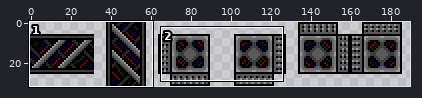
A sprite sheet gets an edit: assets/images/path_sheet.png. Above, an overview of the earlier version with the close-up marked.
Close-up. Before:
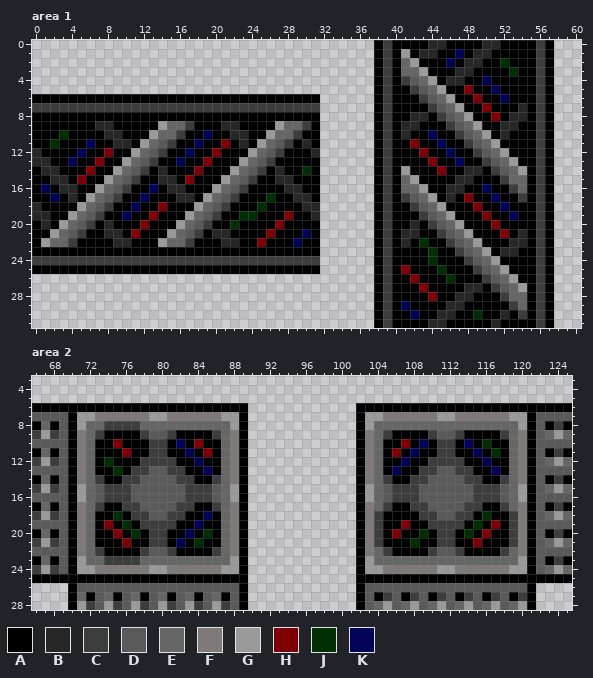
The file is 192x32 pixels. Colours within 5 levels of each other are drawn and written as one. Shown: area 1: x 0..60, y 0..31; area 2: x 66..125, y 3..28. The wide view leaves out empty margins. The commit also changed other parts of the picture, which this record leaves out.
Palette (. is transparent): A #000000  B #272727  C #3e3d3d  D #5a5a5a  E #676666  F #807979  G #9a9a9a  H #7e0006  J #012f04  K #010356
New version:
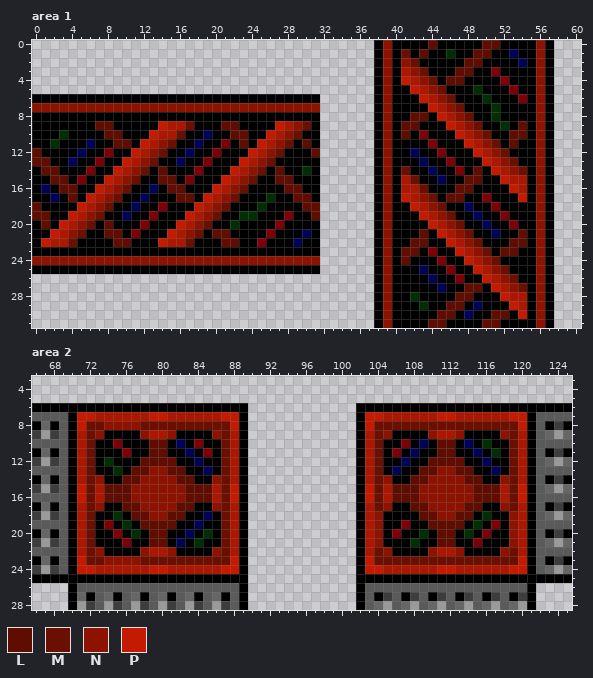
Colours new in this view: L #600d01  M #6b0f01  N #8d1300  P #c31a00
The exact change:
colour F: #807979 -> #ab1700
Changed rows in their new state; - is a pixel that keeps its letter.
Area 1:
first column x 0:
 0 ---------------------------------------N----LA----LL----N
 1 ---------------------------------------N-M-LA-JA-LL--K--N
 2 ---------------------------------------N-NM---A-LL--A-K-N
 3 ---------------------------------------N-FNM---LL--H-A--N
 4 ---------------------------------------N-PFNM-LL--A-H---N
 5 ---------------------------------------N--PFNM--AJ-A-H--N
 6 ---------------------------------------N---PFNM--AJ-A-H-N
 7 NNNNNNNNNNNNNNNNNNNNNNNNNNNNNNNN-------N----PFNM--AJ--A-N
 8 ---------------------------------------N--LL-PFNM--J-AA-N
 9 -------LL-----PFFM---LL----PFNM--------N-LL---PFNM--JAL-N
10 --------LL---PFFM-----LL--PFNM---------N-L-HA--PFNM-ALL-N
11 ---------LL-PFNM-------L-PFNM-L--------N--A-HA--PFNM-L--N
12 L----------PFNM---------PFNM---L-------N--KA-HA--PFNM---N
13 LL--------PFNM---------PFNM------------N---KA-HA--PFNM--N
14 -LL------PFNM-L-------PFNM-L-----------N-M--KA-HAL-PFNM-N
15 --LL----PFNM--LL-----PFNM--LL----------N-FM--K-ALL--PFF-N
16 ---LL--PFNM----LL---PFNM----LL---------N-FFM--ALL-A--PF-N
17 ----L-PFNM------LL-PFNM------LL--------N-PFNM-LLA-HA--P-N
18 L----PFNM---------PFNM--------LL-------N--PFNM--KA-HA---N
19 LL--PFNM---------PFNM----------L-------N---PFNM--KA-HA--N
20 -L-PFNM-L-------PFNM-------------------N--A-PFNM--KA-H--N
21 --PFNM--LL-----PFNM-LL-----------------N-AAL-PFNM--KA-L-N
22 -PFFM----LL---PFFM---LL----------------N-ALL--PFNM---LL-N
23 ---------------------------------------N-LL-H--PFNM-LL--N
24 NNNNNNNNNNNNNNNNNNNNNNNNNNNNNNNN-------N-L--AH--PFNM----N
25 ---------------------------------------N-A-K-AH--PFNM---N
26 ---------------------------------------N--A-K-AH--PFNM--N
27 ---------------------------------------N---A-K--LL-PFNM-N
28 ---------------------------------------N--J-A--LL---PFF-N
29 ---------------------------------------N-A-J--LL-K---PF-N
30 ---------------------------------------N--A--LL-KA-LL-P-N
31 ---------------------------------------N----LL----LL----N
Area 2:
first column x 71:
 7 PP------PP------PP--------------PP------PP------PP
 8 PMMNNNNMMMMMMMMMMP--------------PMMMMMMMMMMMMMMMMP
 9 -MN----NFFN----NM----------------MN----NFFN----NM-
10 -M------LL------M----------------M------LL------M-
11 -M------LL------M----------------M------LL------M-
12 -M-----LLLL-----M----------------M-----LLLL-----M-
13 -M----LLNNLL----M----------------M----LLNNLL----M-
14 -MN--LLNNNNLL--NM----------------MN--LLNNNNLL--NM-
15 PMFLLLNNNNNNLLLFMP--------------PMFLLLNNNNNNLLLFMP
16 PMFLLLNNNNNNLLLFMP--------------PMFLLLNNNNNNLLLFMP
17 -MN--LLNNNNLL--NM----------------MN--LLNNNNLL--NM-
18 -M----LLNNLL----M----------------N----LLNNLL----N-
19 -M-----LLLL-----M----------------N-----LLLL-----N-
20 -M------LL------M----------------N------LL------N-
21 -M------LL------M----------------N------LL------N-
22 -MN----NFFN----NM----------------MN----NFFN----NM-
23 PMMNNNNMMMMMMMMMMP--------------PMMMMMMMMMMMMMMMMP
24 PP------PP------PP--------------PP------PP------PP
